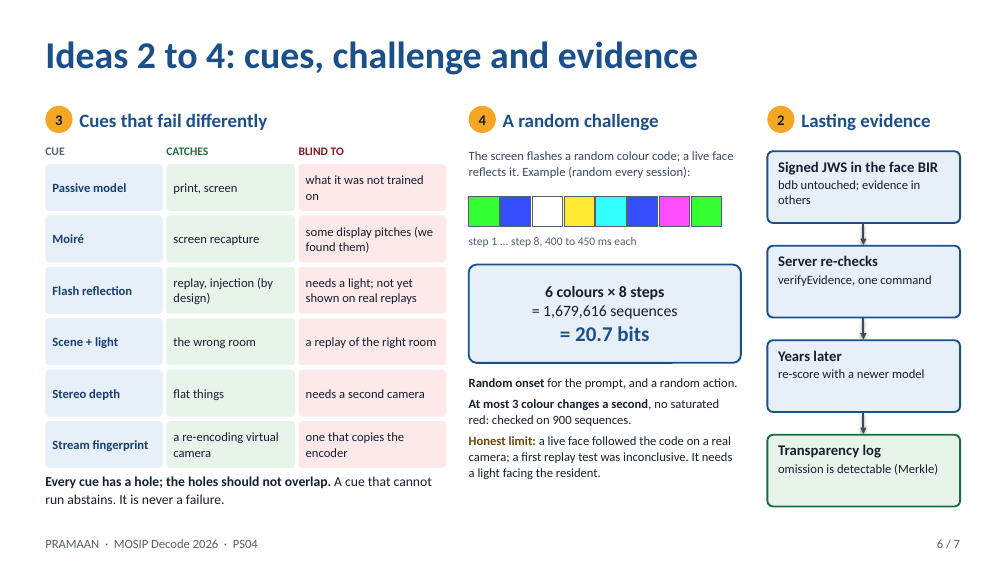
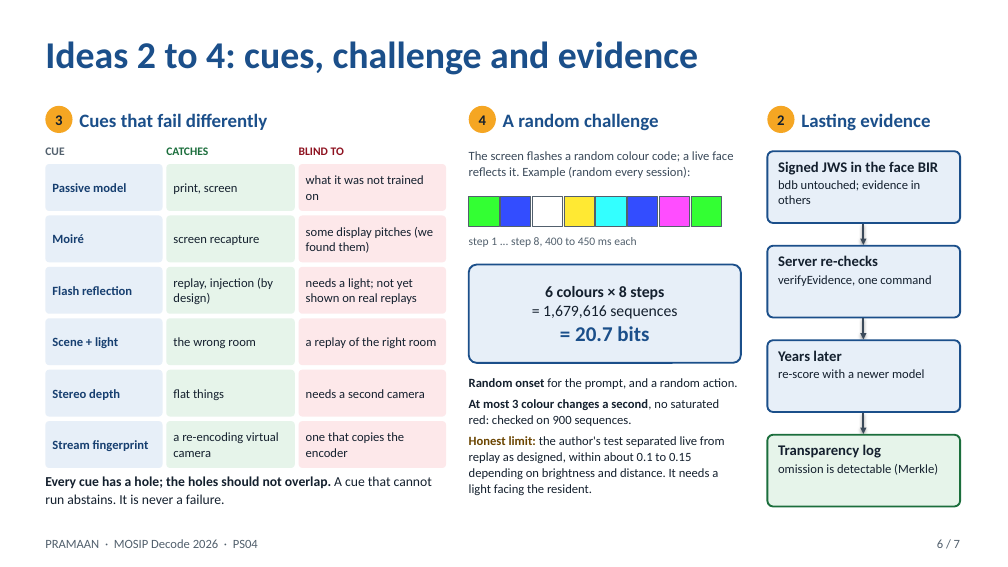
Before and after one commit to GargBhavya-tech/pramaan, a slide deck: slide 6 of docs/submission/PRAMAAN-pitch-7slides.pptx. Drawn at 1008x567 pixels with LibreOffice and Linux fonts; fonts in the diff are those of the drawing. Boxes give left, top, right and bottom in pixels: in the first picture for what was removed or moved away, otherwise in the second. Text is boxed around its words. In the diff, an @@ line names an element or a change of style, - is before the commit and + after.

Commit message:
State the author's flash-cue (E1) result: separation as designed, values within about 0.1 to 0.15 depending on brightness and distance; recordings not published

```diff
--- a/docs/submission/PRAMAAN-pitch-7slides.pptx
+++ b/docs/submission/PRAMAAN-pitch-7slides.pptx
@@ text at (469, 436, 725, 495): text changed @@
-Honest limit: a live face followed the code on a real camera; a first replay test was inconclusive. It needs a light facing the resident.
+Honest limit: the author's test separated live from replay as designed, within about 0.1 to 0.15 depending on brightness and distance. It needs a light facing the resident.
```
Also in this commit, not shown: 1 other slide changed, 10 other files.
